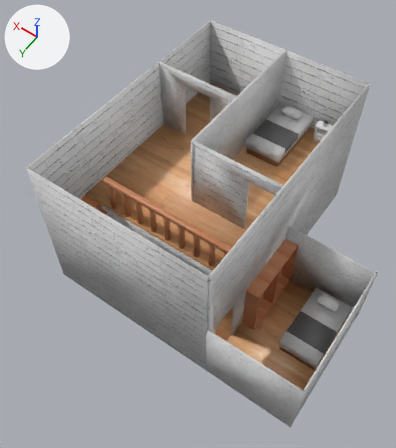
A saved change to the Blender file blender/house.blend.
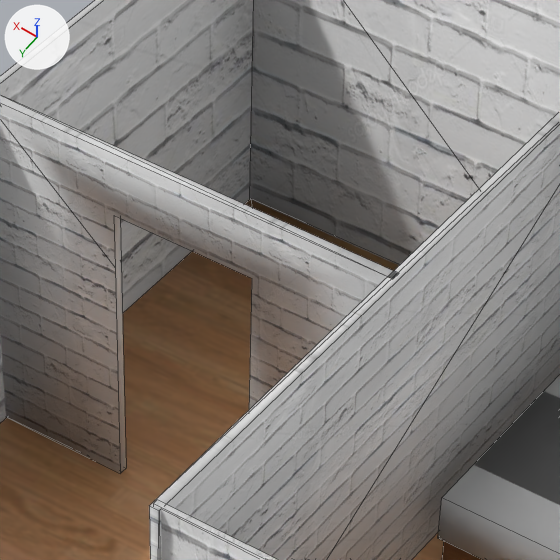
Each version is shown whole from a 50 mm camera at (-34.7, 44.6, 81.7) aimed at (-2.3, -0.7, 10.5), then close up on the part from 41% to 68% of the width and 10% to 34% of the height. The axes (+X, +Y, +Z) are drawn at upper left. The lights are the same throughout. The close-ups show mesh edges as thin lines.

Before the edit, the objects in view are built like this:
```python
me_plane_001 = bpy.data.meshes.new('Plane.001')
me_plane_001.from_pydata(...)  # 4 vertices, 2 faces; spans x -15.2..15.2, y -29.2, z 0.0..26.6
me_plane_001.polygons.foreach_set('use_smooth', [True] * 2)
me_plane_001.materials.append(mat_wall)  # picture img_wall_png
me_plane_004 = bpy.data.meshes.new('Plane.004')
me_plane_004.from_pydata(...)  # 4 vertices, 2 faces; spans x 15.2, y -29.4..15.2, z 0.0..26.6
me_plane_004.polygons.foreach_set('use_smooth', [True] * 2)
me_plane_004.materials.append(mat_wall)  # picture img_wall_png
me_plane_011 = bpy.data.meshes.new('Plane.011')
me_plane_011.from_pydata(...)  # a box spanning x -0.3..0.1, y -29.3..-2.2, z 13.3..26.6
me_plane_011.polygons.foreach_set('use_smooth', [True] * 12)
me_plane_011.materials.append(mat_wall)  # picture img_wall_png
ob_plane_001 = bpy.data.objects.new('Plane.001', me_plane_001)
ob_plane_001.location = (0.0, 0.0, 0.0)
_m = ob_plane_001.modifiers.new('Solidify', 'SOLIDIFY')
_m.thickness = 0.24
_m.nonmanifold_thickness_mode = 'FIXED'
_m.nonmanifold_merge_threshold = 0.0003
ob_plane_004 = bpy.data.objects.new('Plane.004', me_plane_004)
ob_plane_004.location = (0.0, 0.0, 0.0)
_m = ob_plane_004.modifiers.new('Solidify', 'SOLIDIFY')
_m.thickness = 0.24
_m.nonmanifold_thickness_mode = 'FIXED'
_m.nonmanifold_merge_threshold = 0.0003
ob_plane_010 = bpy.data.objects.new('Plane.010', me_plane_011)
ob_plane_010.location = (0.0, 0.0, 0.0)
# also in view: 'Plane.009' at (7.6, -14.4, 20.0); 'Plane.013' at (-7.6, -2.4, 19.7); 'Plane.005' at (0.0, -11.3, 12.8); 'Cube.002' at (-4.4, -22.6, 15.3)
```
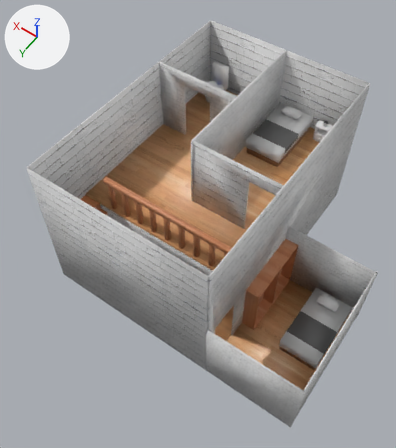
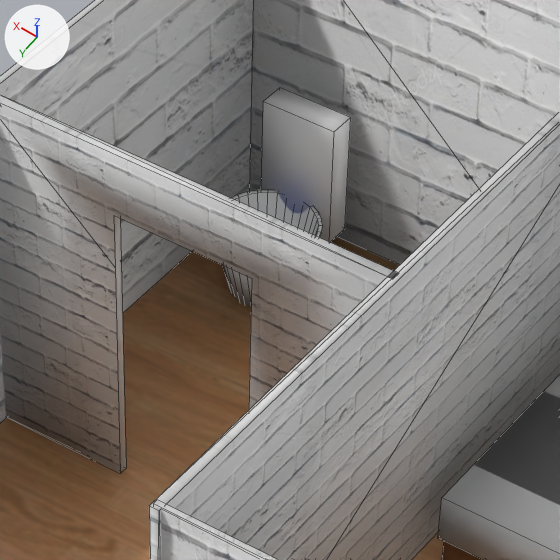
Changed parts and their boxes [x1, y1, x2, y2] in the close-ups (560 x 560 px):
'Cube.010', added
    after: [223, 87, 351, 306]

What changed in the scene script:
```text
Add mat_toilet:
    mat_toilet = principled_material('Toilet')
    mat_toilet.base_color = (0.8, 0.8, 0.8)  # white #e7e7e7
Add me_cube_008:
    me_cube_008.from_pydata(...)  # 138 vertices, 166 faces; spans x 9.87..13.87, y -28.2..-23.45, z 12.71..19.63
    me_cube_008.polygons.foreach_set('use_smooth', [True] * 166)
    me_cube_008.materials.append(mat_toilet)  # white #e7e7e7
Add ob_cube_010:
    ob_cube_010 = bpy.data.objects.new('Cube.010', me_cube_008)
    ob_cube_010.location = (0.0, 0.0, 0.0)
```
